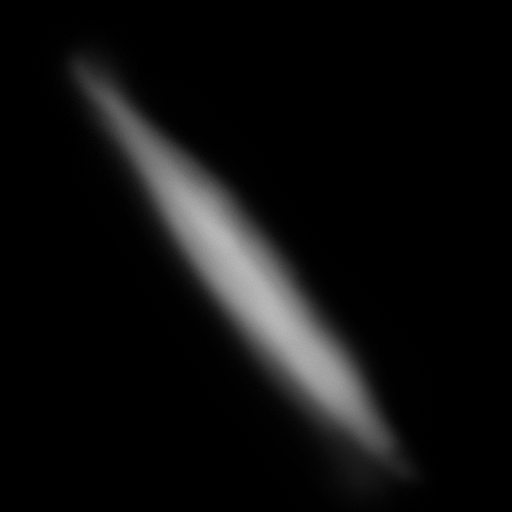
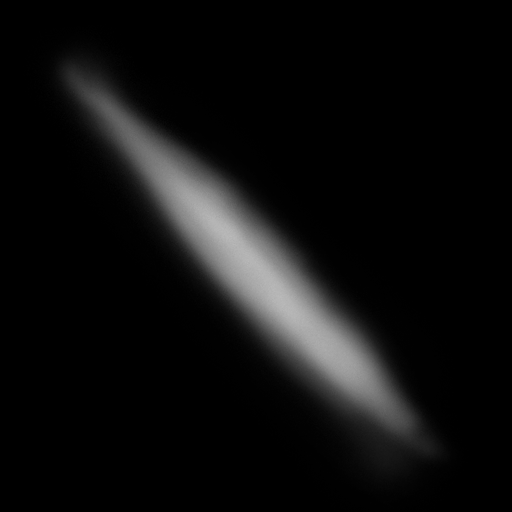
Before/after of a (512, 512) layered artwork. What changed in the layer stack:
painted on "圖層 1" over [35, 28, 457, 512]
